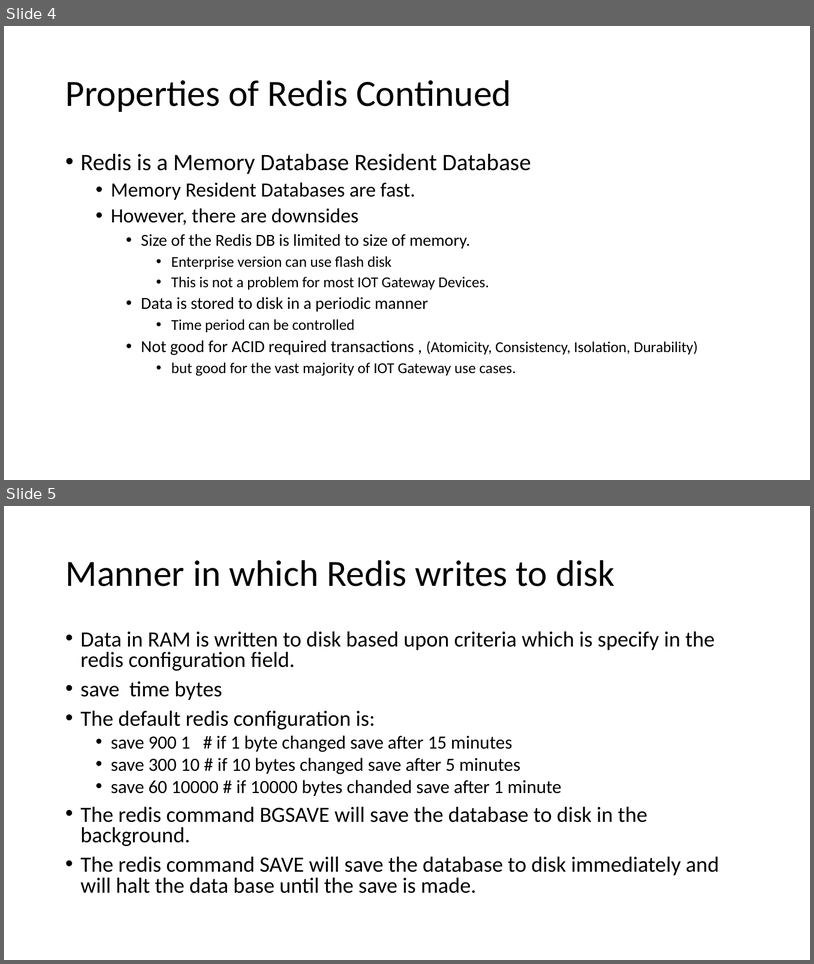
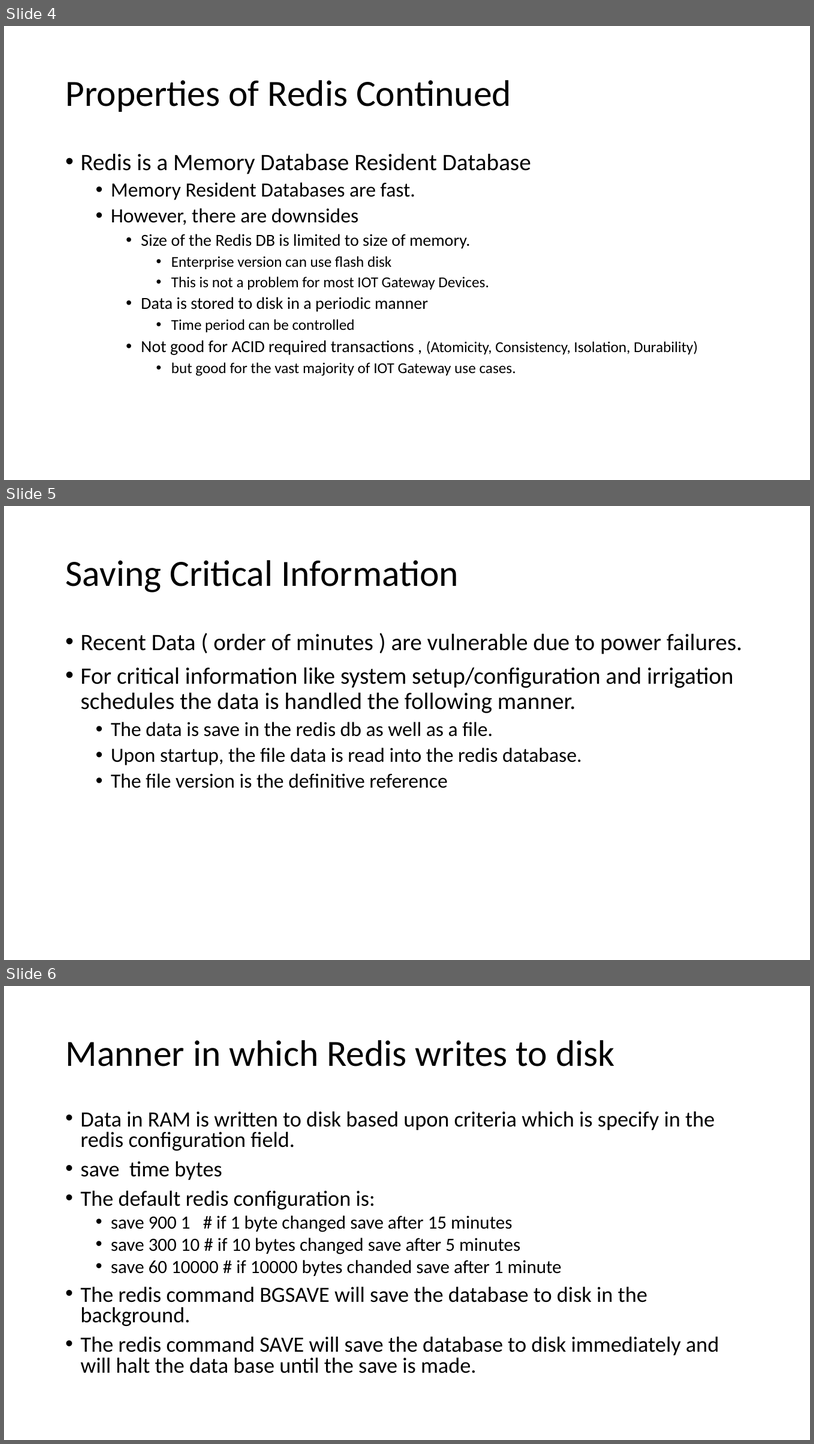
Before and after one commit to NanoDataCenter/nano_data_center, a slide deck: presentations/session_2/Redis Data Base.pptx. Shown one above the other, each under a label of ours: slides 4 and 5 before the commit, slides 4, 5 and 6 after it. The pictures are 814x964 and 814x1444 pixels, drawn with LibreOffice and Linux fonts; fonts in the diff are those of the drawing. Boxes give left, top, right and bottom in pixels: in the first picture for what was removed or moved away, otherwise in the second. Text is boxed around its words. In the diff, an @@ line names an element or a change of style, - is before the commit and + after.

```diff
--- a/presentations/session_2/Redis Data Base.pptx
+++ b/presentations/session_2/Redis Data Base.pptx
@@ slide 5 added at [4,506,810,960], background #FFFFFF @@
@@ title added at [65,560,459,592], 44 pt, text #000000 @@
+Saving Critical Information
@@ text added at [81,633,743,788], 28 pt, text #000000 @@
+• Recent Data ( order of minutes ) are vulnerable due to power failures.
+• For critical information like system setup/configuration and irrigation schedules the data is handled the following manner.
+  • The data is save in the redis db as well as a file.
+  • Upon startup, the file data is read into the redis database.
+  • The file version is the definitive reference
@@ what was slide 5 is now slide 6 @@
```
Also in this commit, not shown: 2 slides changed, 1 other file.
